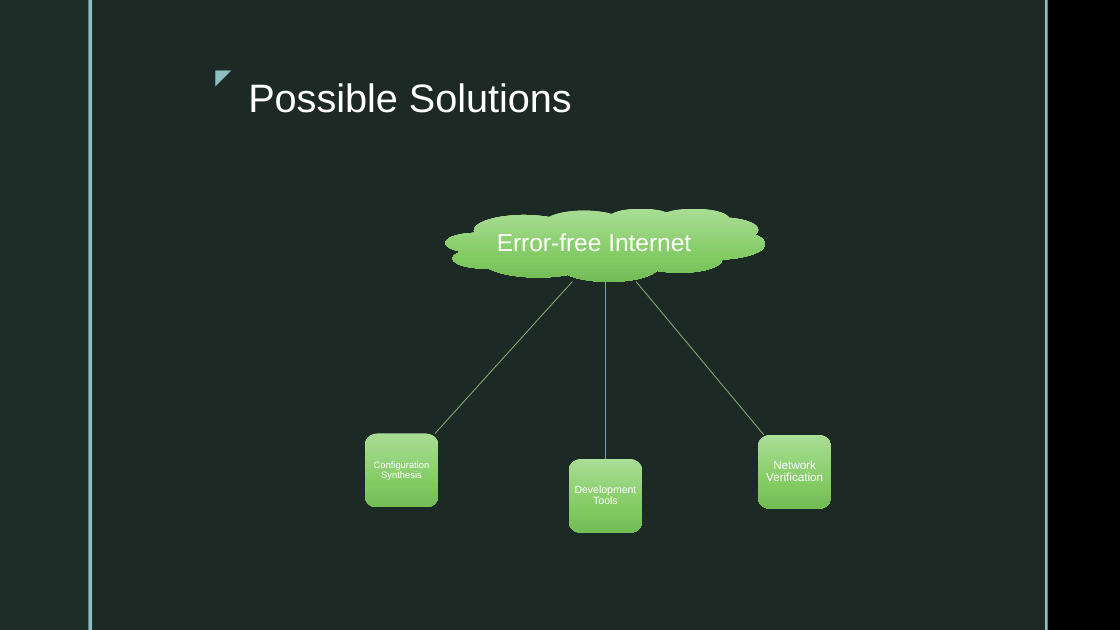
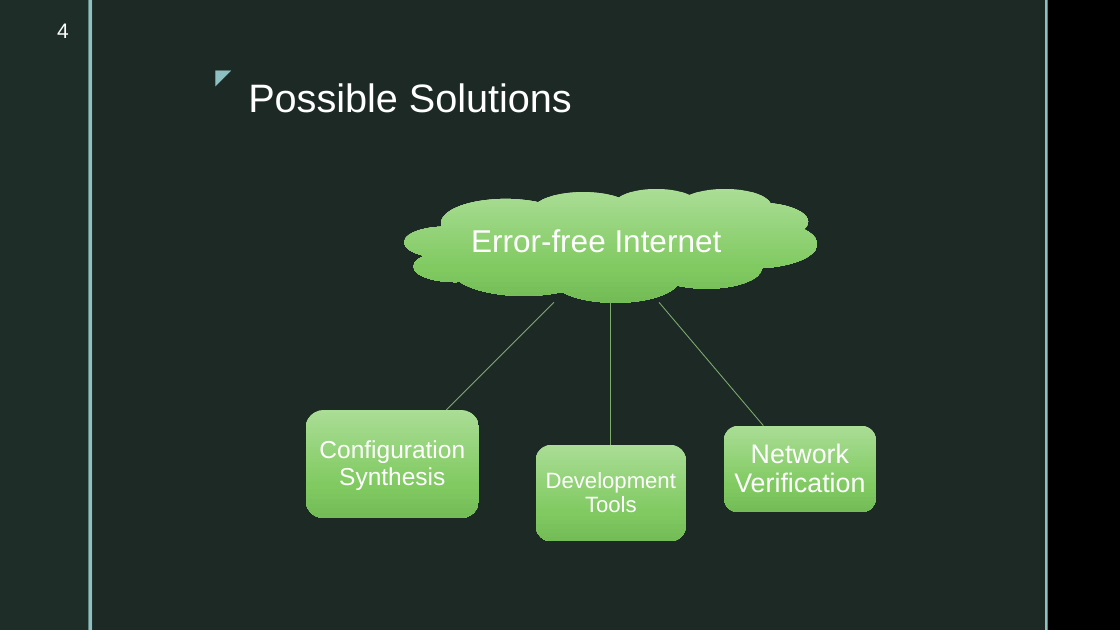
Before and after one commit to ahsanMah/config-completion, a slide deck: slide 4 of Final Presentation.pptx. Drawn at 1120x630 pixels with LibreOffice and Linux fonts; fonts in the diff are those of the drawing; background and template pictures are left out. Boxes give left, top, right and bottom in pixels: in the first picture for what was removed or moved away, otherwise in the second. Text is boxed around its words. In the diff, an @@ line names an element or a change of style, - is before the commit and + after.

```diff
--- a/Final Presentation.pptx
+++ b/Final Presentation.pptx
@@ page number added at bbox=[57, 23, 69, 38], 18 pt, text #FFFFFF @@
+4
@@ cloud: place and size @@
-cloud at bbox=[445, 208, 765, 281]
+cloud at bbox=[405, 188, 818, 302]
@@ text "Error-free Internet": place and size @@
-text "Error-free Internet" at bbox=[497, 233, 691, 251]
+text "Error-free Internet" at bbox=[471, 229, 722, 252]
@@ text "Error-free Internet" at bbox=[471, 229, 722, 252]: size 21 to 27 pt; more space between paragraphs @@
@@ freeform shape at bbox=[447, 302, 554, 410]: rotation 132 to 135 degrees; outline redrawn @@
@@ freeform shape: place and size @@
-freeform shape at bbox=[605, 282, 605, 459]
+freeform shape at bbox=[610, 303, 610, 445]
@@ freeform shape: place and size @@
-freeform shape at bbox=[636, 281, 764, 435]
+freeform shape at bbox=[659, 302, 763, 425]
@@ rounded rectangle: place and size @@
-rounded rectangle at bbox=[365, 434, 439, 507]
+rounded rectangle at bbox=[306, 410, 479, 518]
@@ text "Configuration Synthesis": place and size @@
-text "Configuration Synthesis" at bbox=[374, 461, 430, 480]
+text "Configuration Synthesis" at bbox=[319, 440, 465, 490]
@@ text "Configuration Synthesis" at bbox=[319, 440, 465, 490]: size 8 to 21 pt; more space between paragraphs @@
@@ rounded rectangle: place and size @@
-rounded rectangle at bbox=[569, 459, 643, 533]
+rounded rectangle at bbox=[536, 444, 686, 541]
@@ rounded rectangle: place and size @@
-rounded rectangle at bbox=[758, 435, 832, 509]
+rounded rectangle at bbox=[724, 426, 876, 513]
@@ text "Network Verification": place and size @@
-text "Network Verification" at bbox=[766, 460, 823, 481]
+text "Network Verification" at bbox=[734, 443, 865, 492]
@@ text "Network Verification" at bbox=[734, 443, 865, 492]: size 10 to 23 pt; more space between paragraphs @@
@@ text "Development Tools": place and size @@
-text "Development Tools" at bbox=[575, 485, 637, 504]
+text "Development Tools" at bbox=[546, 472, 676, 512]
@@ text "Development Tools" at bbox=[546, 472, 676, 512]: size 9 to 19 pt; more space between paragraphs @@
```
Also in this commit, not shown: 9 other slides changed, 8 slides added, 5 slides removed, 18 other files.
